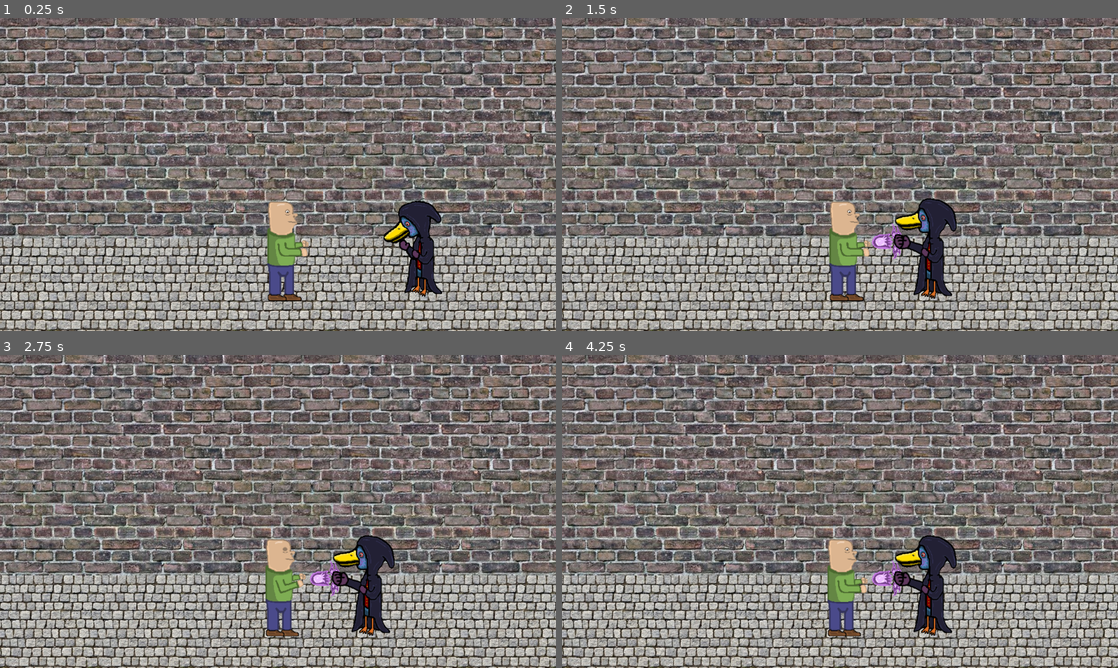
Above: before the commit, frames 1-4 (two rows, left to right).
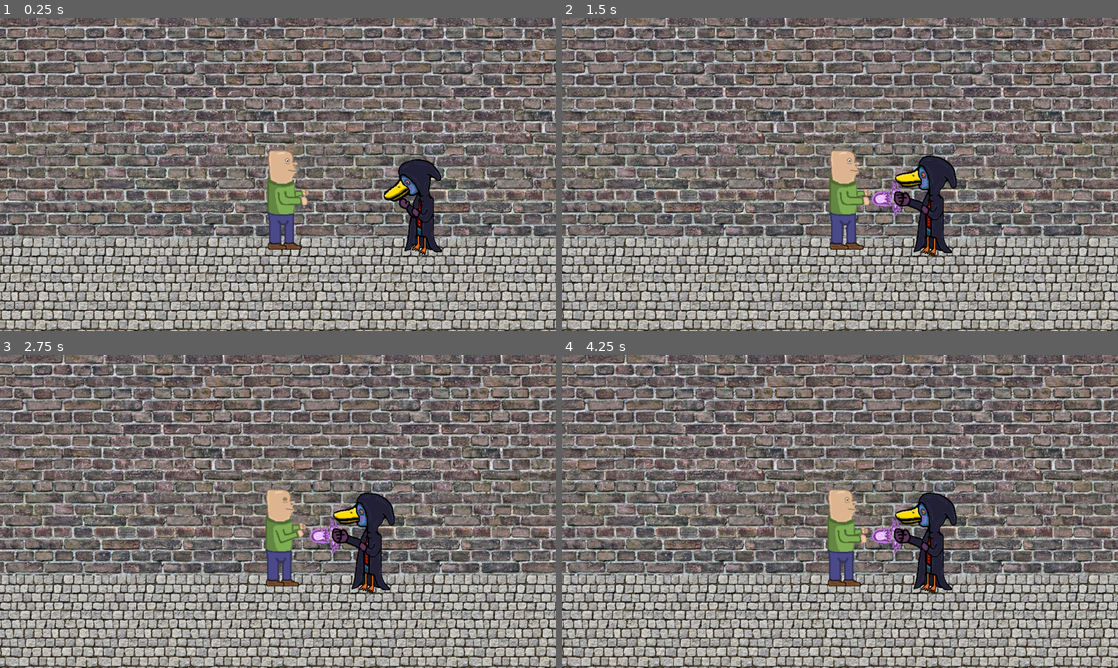
Above: after the commit, the same moments.

Repository: wildin-72/untitled_wild_game
Game: Godot game, scene res://scenes/GameScene/Levels/test level.tscn
The game is run twice, just before and just after one commit, with the same random seed, the same clock (stepped at 60 frames per second) and the same inputs. This scene is started directly instead of the project's main scene.
Inputs (mouse positions are in pixels of both pictures, inside the frame that each line leads up to):
- Up to frame 1 (0.25 s): no input
- Up to frame 2 (1.5 s): tap Enter (ui_accept) at 0.5, 0.77 s; move the mouse to (962, 158) at 0.52 s; hold Right (ui_right) 0.53-1.25 s; hold E (attack1) 0.53-1.25 s; click (962, 158) at 0.67 s; drag from (728, 190) to (856, 243) at 1.27 s
- Up to frame 3 (2.75 s): move the mouse to (333, 442) at 2.02 s; hold Right (ui_right) from 2.03 s (still down); hold D (attack3) from 2.03 s (still down)
- Up to frame 4 (4.25 s): release Right (ui_right) at 2.75 s; release D (attack3) at 2.75 s; drag from (812, 574) to (673, 464) at 2.77 s; move the mouse to (1006, 558) at 3.52 s; hold A (move_left) from 3.53 s (still down); hold R (attack2) from 3.53 s (still down); tap Enter (ui_accept) at 3.77 s

The runs differ from the first frame. In frame 1, 4.9% of the frame differs, in the area x 48-80%, y 42-91%; in frame 2, 5.7%, in the area x 48-71%, y 42-91%; in frame 3, 5.5%; in frame 4, 5.6%.

Commit message:
changed origin for player and cultist to feet, fixed ysort

Diff:
--- a/entities/Cultist/cultist_basic.tscn
+++ b/entities/Cultist/cultist_basic.tscn
@@ -135,12 +135,12 @@
 height = 222.0
 
 [node name="CultistBasic" type="CharacterBody2D" node_paths=PackedStringArray("state_machine", "health") groups=["Enemy"]]
+y_sort_enabled = true
 script = ExtResource("1_4y5fg")
 state_machine = NodePath("StateMachine")
 health = NodePath("Health")
 
 [node name="CollisionShape2D" type="CollisionShape2D" parent="."]
-position = Vector2(0, 96)
 rotation = 1.5708
 shape = SubResource("CapsuleShape2D_bq6n0")
 
@@ -148,6 +148,7 @@
 
 [node name="Sprite2D" type="Sprite2D" parent="."]
 texture = ExtResource("2_jqte7")
+offset = Vector2(0, -96)
 hframes = 3
 
 [node name="AnimationPlayer" type="AnimationPlayer" parent="Sprite2D"]
@@ -161,7 +162,7 @@
 script = ExtResource("4_6tmia")
 
 [node name="CollisionShape2D" type="CollisionShape2D" parent="HitBox"]
-position = Vector2(-59, -15)
+position = Vector2(-59, -111)
 rotation = 1.5708
 scale = Vector2(1, 1.44)
 shape = SubResource("CapsuleShape2D_dorx0")
@@ -174,7 +175,7 @@
 health = NodePath("../Health")
 
 [node name="CollisionShape2D" type="CollisionShape2D" parent="Hurtbox"]
-position = Vector2(10, 0)
+position = Vector2(10, -96)
 shape = SubResource("CapsuleShape2D_l31x5")
 
 [node name="Health" type="Node" parent="."]
--- a/entities/Player/player.tscn
+++ b/entities/Player/player.tscn
@@ -513,6 +513,7 @@
 position = Vector2(5, -20)
 scale = Vector2(1.23, 1.23)
 texture = ExtResource("2_sojug")
+offset = Vector2(0, -96)
 hframes = 4
 
 [node name="AnimationPlayer" type="AnimationPlayer" parent="."]
@@ -537,14 +538,13 @@
 health = NodePath("../Health")
 
 [node name="CollisionShape2D" type="CollisionShape2D" parent="Hurtbox"]
-position = Vector2(0, 11)
+position = Vector2(0, -96)
 shape = SubResource("CapsuleShape2D_se0lq")
 
 [node name="Health" type="Node" parent="."]
 script = ExtResource("5_62q20")
 
 [node name="CollisionShape2D" type="CollisionShape2D" parent="."]
-position = Vector2(0, 20)
 rotation = 1.5708
 shape = SubResource("CapsuleShape2D_2t5e8")
 
--- a/scenes/GameScene/Levels/test level.tscn
+++ b/scenes/GameScene/Levels/test level.tscn
@@ -41,7 +41,8 @@
 [node name="EnemySpawn2" type="Marker2D" parent="."]
 position = Vector2(601, 220)
 
-[node name="EnemyHolder" type="Node" parent="."]
+[node name="EnemyHolder" type="Node2D" parent="."]
+y_sort_enabled = true
 script = ExtResource("3_fi3mq")
 
 [node name="CultistBasic" parent="EnemyHolder" instance=ExtResource("2_a5plb")]
Binary file changed: addons/maaacks_game_template/base/translations/menus_translations.en.translation
Binary file changed: addons/maaacks_game_template/base/translations/menus_translations.fr.translation
